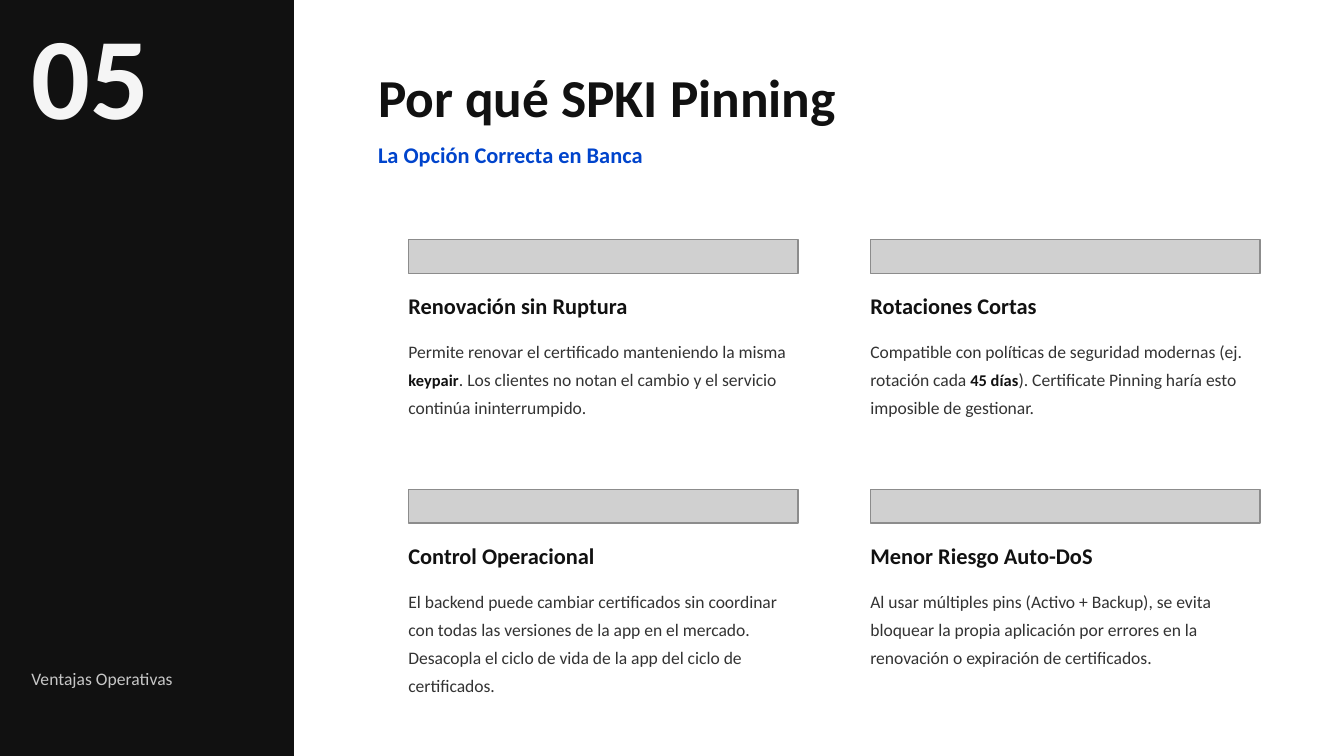
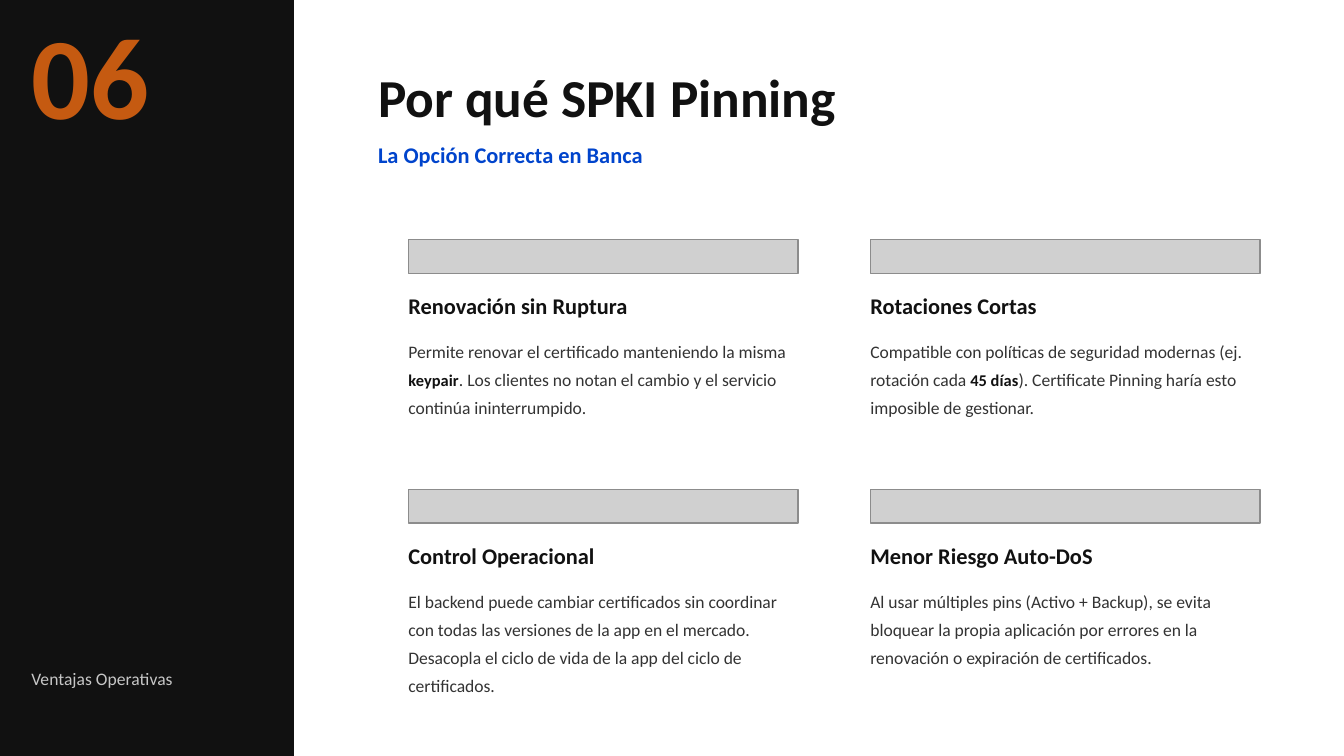
Before and after one commit to pcanelo/spki-pinning-lab, a slide deck: slide 7 of Certificate_Pinning_en_Banca_Arquitectura_y_Operación_2026.pptx (slide 5 before the commit). Drawn at 1344x756 pixels with LibreOffice and Linux fonts; fonts in the diff are those of the drawing; grey boxes stand for pictures; background and template pictures are left out. Boxes give left, top, right and bottom in pixels: in the first picture for what was removed or moved away, otherwise in the second. Text is boxed around its words. In the diff, an @@ line names an element or a change of style, - is before the commit and + after.

```diff
--- a/Certificate_Pinning_en_Banca_Arquitectura_y_Operación_2026.pptx
+++ b/Certificate_Pinning_en_Banca_Arquitectura_y_Operación_2026.pptx
@@ text at box(31, 39, 148, 120): text changed; text colour #F5F5F5 to #C55A11 @@
-05
+06
```
Also in this commit, not shown: 14 other slides changed, 3 slides added, 1 other file.
